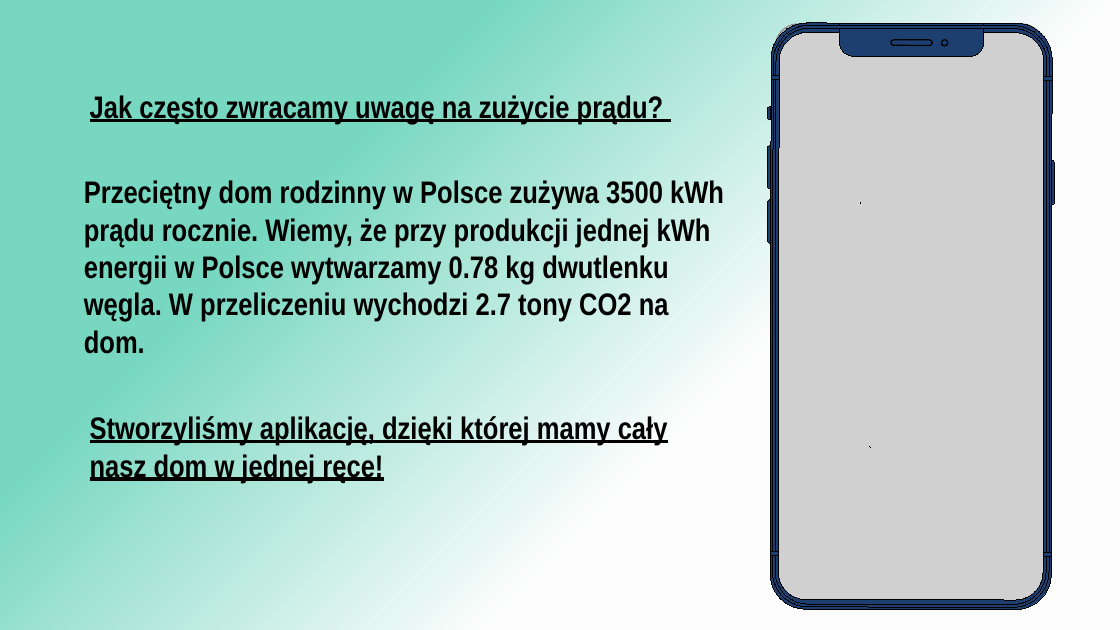
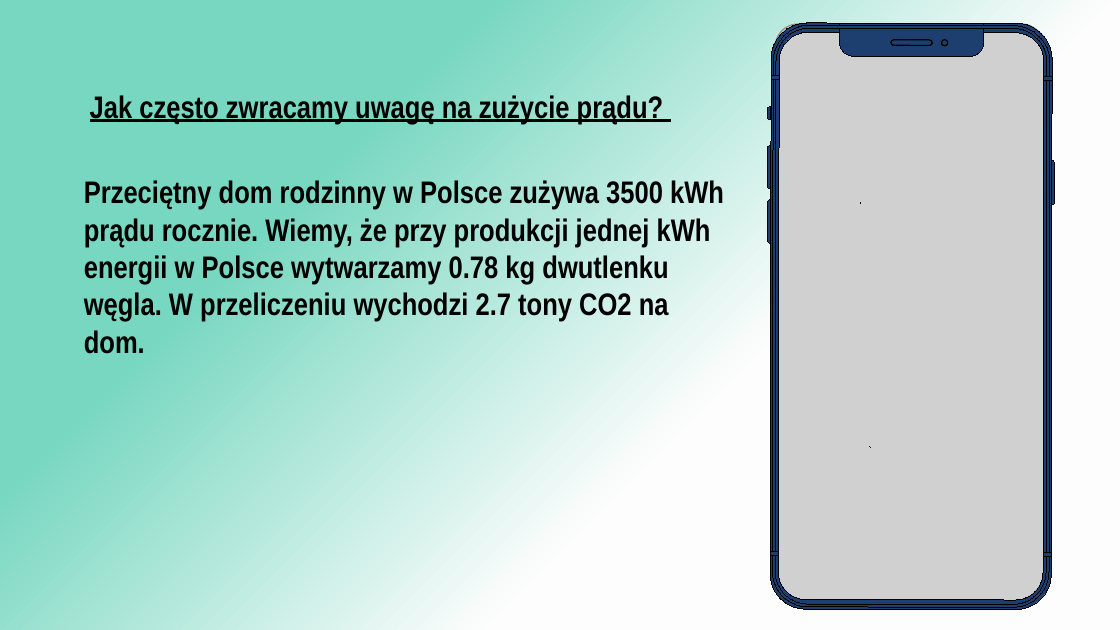
Before and after one commit to knmlprz/BITEhack-Untitled.ipynb, a slide deck: slide 2 of BITEhack-Untitled.ipynb.pptx. Drawn at 1120x630 pixels with LibreOffice and Linux fonts; fonts in the diff are those of the drawing; grey boxes stand for pictures. Boxes give left, top, right and bottom in pixels: in the first picture for what was removed or moved away, otherwise in the second. Text is boxed around its words. In the diff, an @@ line names an element or a change of style, - is before the commit and + after.

```diff
--- a/BITEhack-Untitled.ipynb.pptx
+++ b/BITEhack-Untitled.ipynb.pptx
@@ text removed at [90, 416, 668, 483] @@
-Stworzyliśmy aplikację, dzięki której mamy cały nasz dom w jednej ręce!
```
Also in this commit, not shown: 6 other slides changed.
